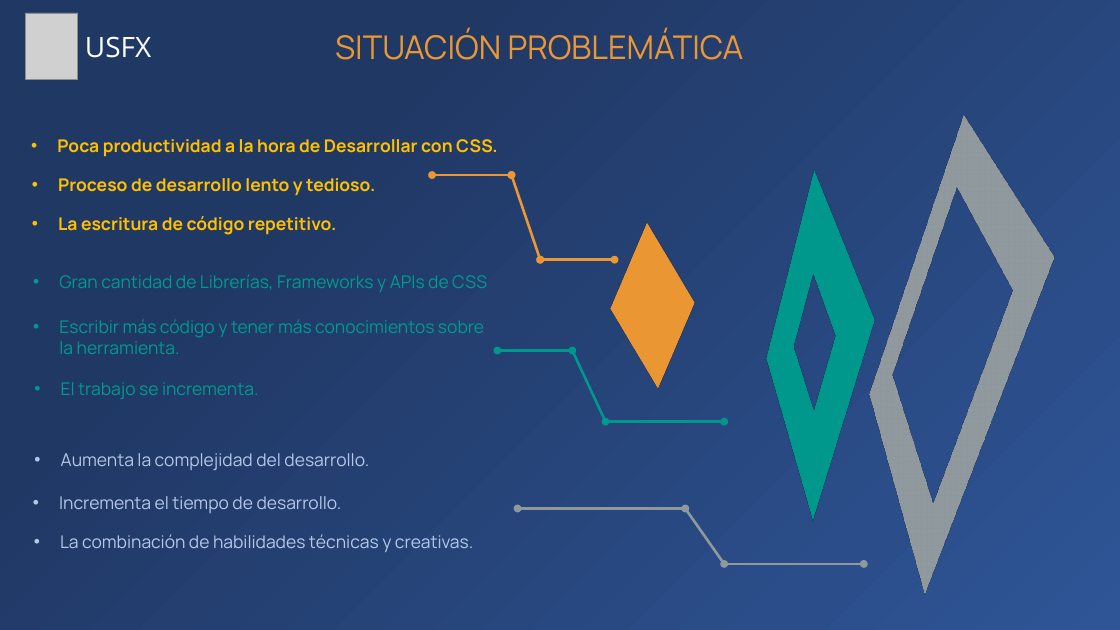
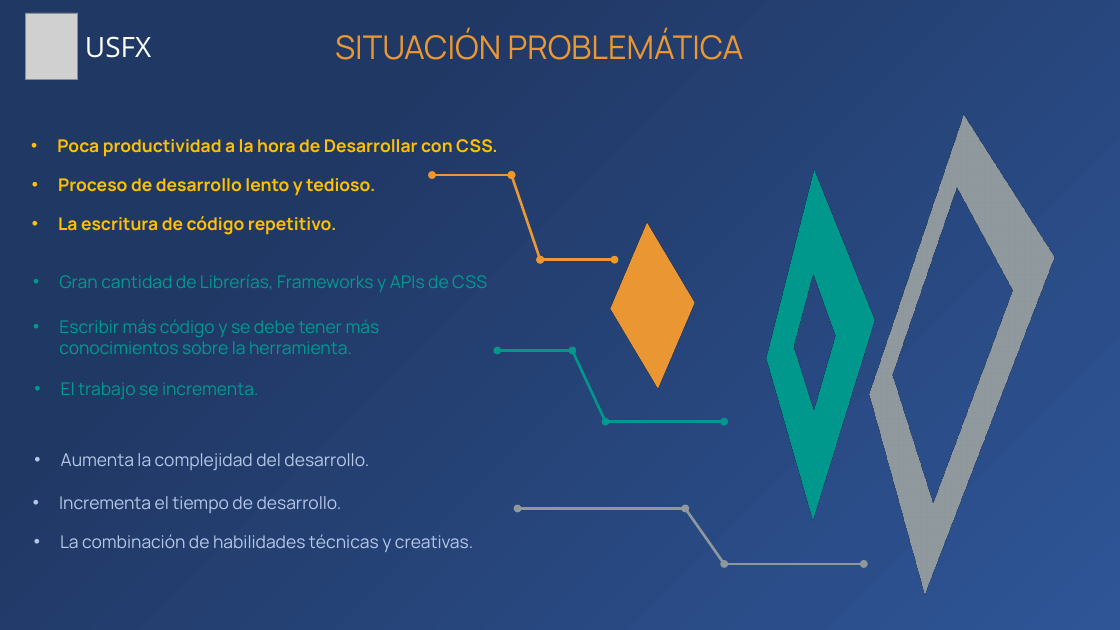
Before and after one commit to Zelechos/Generador-Css, a slide deck: slide 7 of documents/Presentación de Perfil - Modelo Generador CSS.pptx. Drawn at 1120x630 pixels with LibreOffice and Linux fonts; fonts in the diff are those of the drawing; grey boxes stand for pictures. Boxes give left, top, right and bottom in pixels: in the first picture for what was removed or moved away, otherwise in the second. Text is boxed around its words. In the diff, an @@ line names an element or a change of style, - is before the commit and + after.

```diff
--- a/documents/Presentación de Perfil - Modelo Generador CSS.pptx
+++ b/documents/Presentación de Perfil - Modelo Generador CSS.pptx
@@ text at box(59, 319, 380, 354): text changed @@
-• Escribir más código y tener más conocimientos sobre la herramienta.
+• Escribir más código y se debe tener más conocimientos sobre la herramienta.
```
Also in this commit, not shown: 3 other slides changed, 1 slide added, 1 slide removed.
